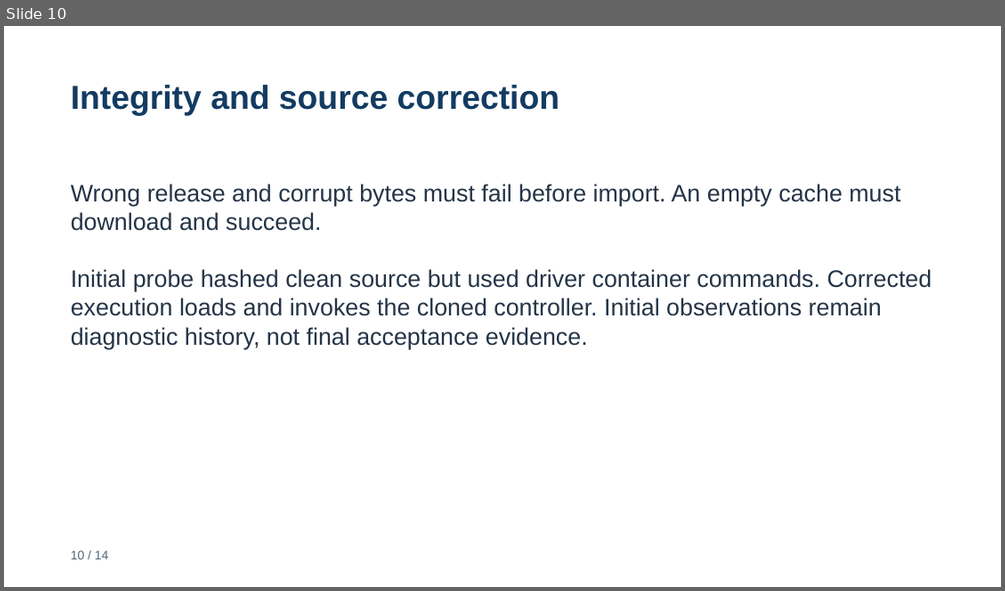
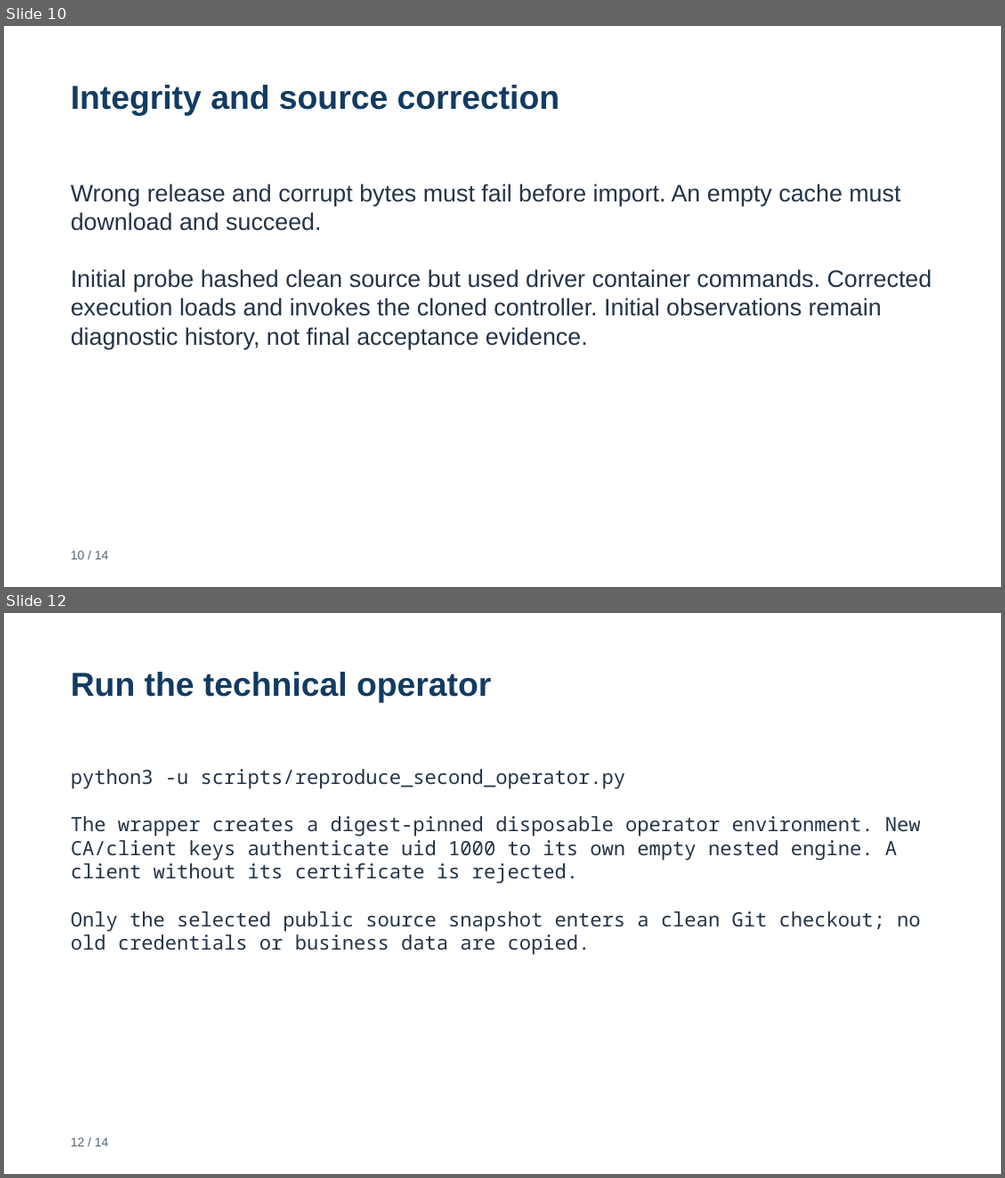
Before and after one commit to rstyczynski/APEX_CICD, a slide deck: progress/E.11/sprint_E.11_increment_demo.pptx. Shown one above the other, each under a label of ours: slide 10 before the commit, slides 10 and 12 after it; the slides between them are not shown. The pictures are 1005x591 and 1005x1178 pixels, drawn with LibreOffice and Linux fonts; fonts in the diff are those of the drawing. Boxes give left, top, right and bottom in pixels: in the first picture for what was removed or moved away, otherwise in the second. Text is boxed around its words. In the diff, an @@ line names an element or a change of style, - is before the commit and + after.

Commit message:
feat: (E.11) reproduce delivery with fresh authenticated technical operator

```diff
--- a/progress/E.11/sprint_E.11_increment_demo.pptx
+++ b/progress/E.11/sprint_E.11_increment_demo.pptx
@@ slide 12 added at (4,613,1001,1174), background #FFFFFF @@
@@ text added at (71,672,491,703), 32 pt, text #133B62, bold @@
+Run the technical operator
@@ text added at (71,769,921,955), 19 pt, text #243447 @@
+python3 -u scripts/reproduce_second_operator.py
+The wrapper creates a digest-pinned disposable operator environment. New CA/client keys authenticate uid 1000 to its own empty nested engine. A client without its certificate is rejected.
+Only the selected public source snapshot enters a clean Git checkout; no old credentials or business data are copied.
@@ text added at (71,1137,109,1146), 12 pt, text #526475 @@
+12 / 14
```
Also in this commit, not shown: 4 slides changed, 1 slide removed, 44 other files.
